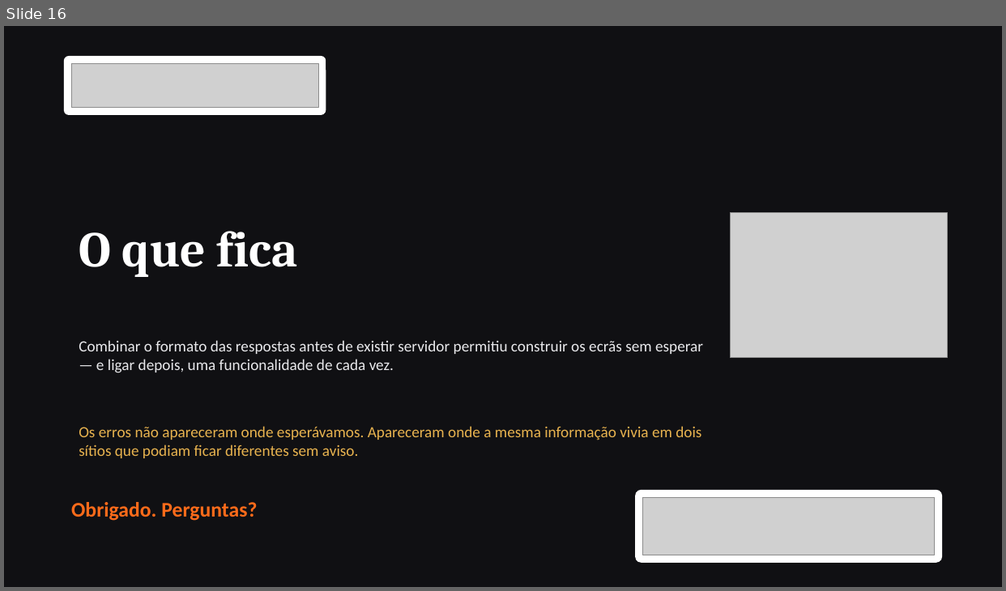
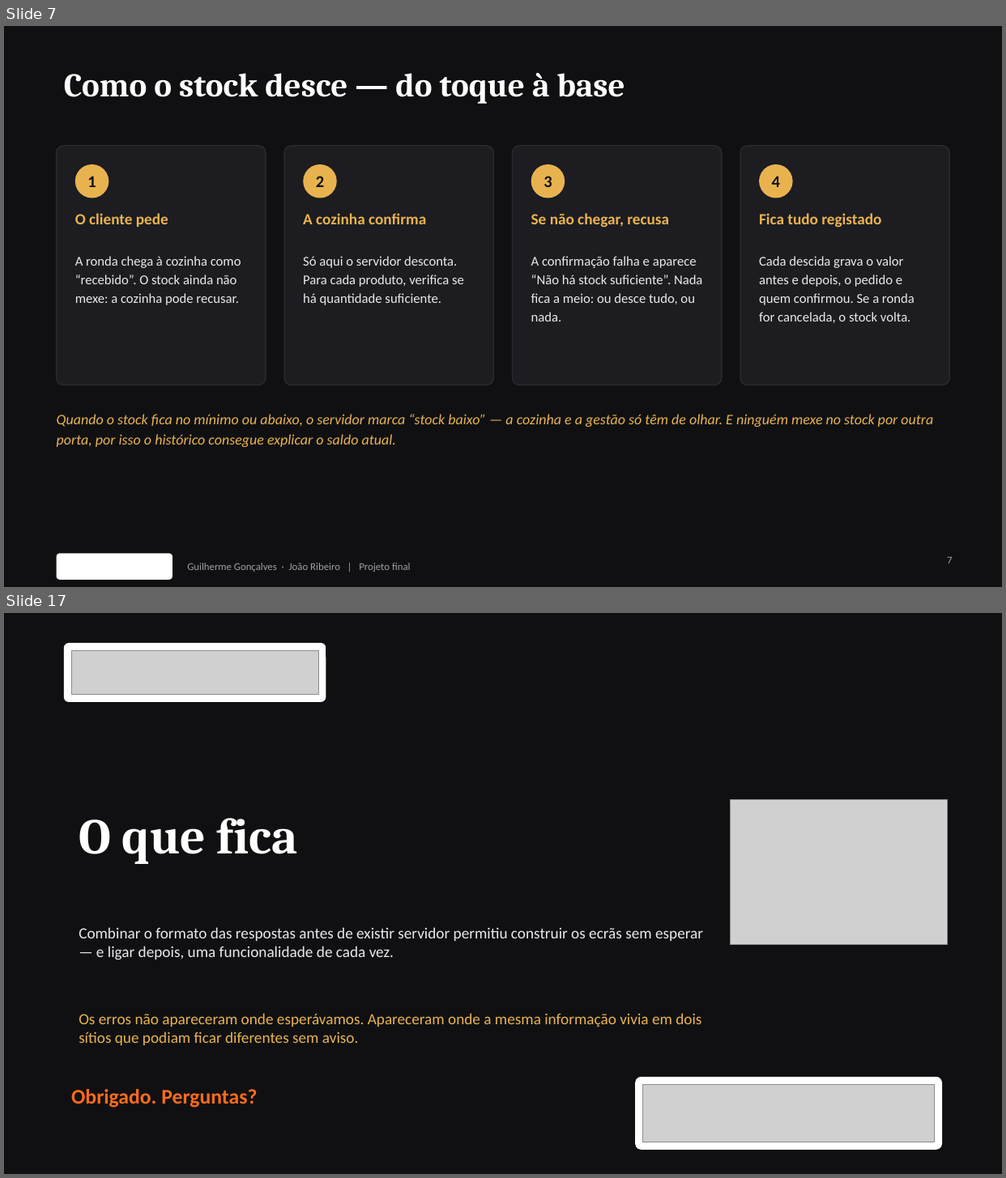
Before and after one commit to Azulindo/Projeto-Final, a slide deck: docs/apresentacao.pptx. Shown one above the other, each under a label of ours: slide 16 before the commit, slides 7 and 17 after it; the slides between them are not shown. The pictures are 1006x591 and 1006x1178 pixels, drawn with LibreOffice and Linux fonts; fonts in the diff are those of the drawing; grey boxes stand for pictures; background and template pictures are left out. Boxes give left, top, right and bottom in pixels: in the first picture for what was removed or moved away, otherwise in the second. Text is boxed around its words. In the diff, an @@ line names an element or a change of style, - is before the commit and + after.

Commit message:
Apresentacao: slide do stock, apelido e notas do orador

```diff
--- a/docs/apresentacao.pptx
+++ b/docs/apresentacao.pptx
@@ slide 7 added at (x1=4, y1=26, x2=1002, y2=587), background #101013 @@
@@ title added at (x1=64, y1=73, x2=625, y2=104), 32 pt, text #FFFFFF, bold @@
+Como o stock desce — do toque à base
@@ rounded rectangle added at (x1=57, y1=146, x2=266, y2=386), fill #1C1C21, outline #2B2B32 1 pt @@
@@ rounded rectangle added at (x1=285, y1=146, x2=494, y2=386), fill #1C1C21, outline #2B2B32 1 pt @@
@@ rounded rectangle added at (x1=513, y1=146, x2=722, y2=386), fill #1C1C21, outline #2B2B32 1 pt @@
@@ rounded rectangle added at (x1=740, y1=146, x2=950, y2=386), fill #1C1C21, outline #2B2B32 1 pt @@
@@ ellipse added at (x1=75, y1=165, x2=108, y2=199), fill #E8B34F @@
@@ ellipse added at (x1=304, y1=165, x2=337, y2=199), fill #E8B34F @@
@@ ellipse added at (x1=531, y1=165, x2=565, y2=199), fill #E8B34F @@
@@ ellipse added at (x1=760, y1=165, x2=793, y2=199), fill #E8B34F @@
@@ text added at (x1=87, y1=176, x2=96, y2=187), 16 pt, text #111113, bold @@
+1
@@ text added at (x1=316, y1=176, x2=324, y2=187), 16 pt, text #111113, bold @@
+2
@@ text added at (x1=543, y1=176, x2=552, y2=187), 16 pt, text #111113, bold @@
+3
@@ text added at (x1=772, y1=176, x2=780, y2=187), 16 pt, text #111113, bold @@
+4
@@ text added at (x1=75, y1=213, x2=168, y2=227), 15 pt, text #E8B34F, bold @@
+O cliente pede
@@ text added at (x1=303, y1=213, x2=426, y2=224), 15 pt, text #E8B34F, bold @@
+A cozinha confirma
@@ text added at (x1=531, y1=213, x2=669, y2=228), 15 pt, text #E8B34F, bold @@
+Se não chegar, recusa
@@ text added at (x1=759, y1=213, x2=881, y2=228), 15 pt, text #E8B34F, bold @@
+Fica tudo registado
@@ text added at (x1=75, y1=256, x2=241, y2=305), 13 pt, text #E9E9EC @@
+A ronda chega à cozinha como “recebido”. O stock ainda não mexe: a cozinha pode recusar.
@@ text added at (x1=303, y1=256, x2=464, y2=305), 13 pt, text #E9E9EC @@
+Só aqui o servidor desconta. Para cada produto, verifica se há quantidade suficiente.
@@ text added at (x1=531, y1=256, x2=702, y2=322), 13 pt, text #E9E9EC @@
+A confirmação falha e aparece “Não há stock suficiente”. Nada fica a meio: ou desce tudo, ou nada.
@@ text added at (x1=759, y1=256, x2=914, y2=323), 13 pt, text #E9E9EC @@
+Cada descida grava o valor antes e depois, o pedido e quem confirmou. Se a ronda for cancelada, o stock volta.
@@ text added at (x1=57, y1=414, x2=933, y2=447), 14 pt, text #E8B34F, italic @@
+Quando o stock fica no mínimo ou abaixo, o servidor marca “stock baixo” — a cozinha e a gestão só têm de olhar. E ninguém mexe no stock por outra porta, por isso o histórico consegue explicar o saldo atual.
@@ rounded rectangle added at (x1=57, y1=554, x2=172, y2=580), fill #FFFFFF @@
@@ page number added at (x1=947, y1=557, x2=952, y2=564), 10 pt, text #9AA0A6 @@
+7
@@ text added at (x1=187, y1=563, x2=411, y2=572), 10 pt, text #9AA0A6 @@
+Guilherme Gonçalves · João Ribeiro | Projeto final
@@ what was slide 16 is now slide 17 @@
```
Also in this commit, not shown: 16 slides changed.
